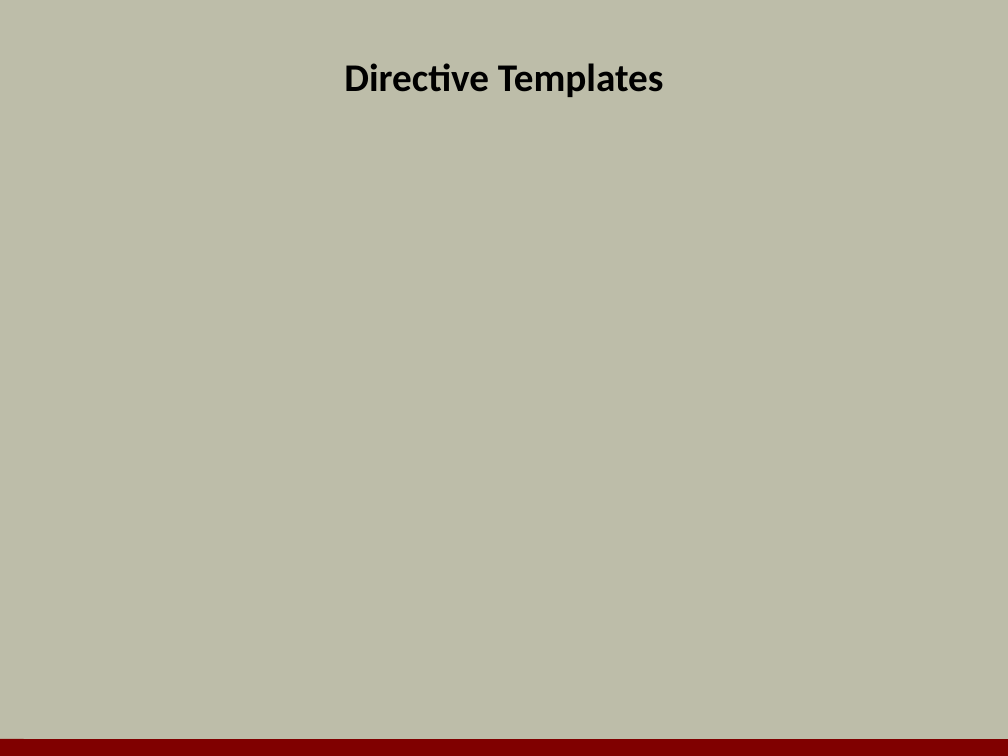
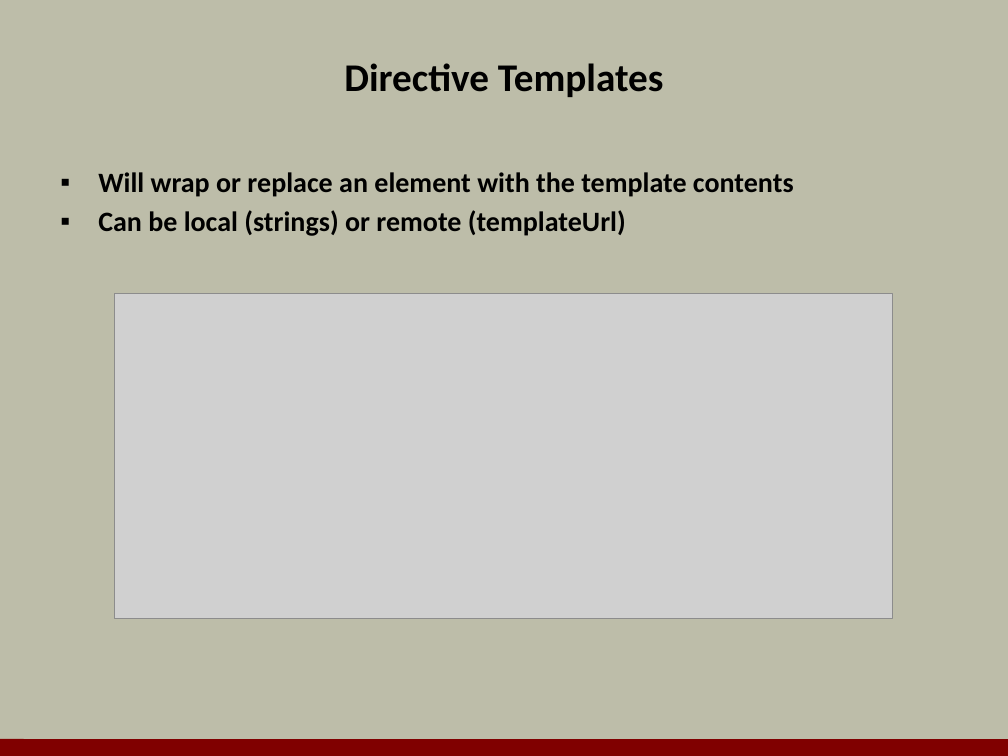
Before and after one commit to OdeToCode/classes, a slide deck: slide 9 of angularjs/slides/05_Directives.pptx (slide 10 before the commit). Drawn at 1008x756 pixels with LibreOffice and Linux fonts; fonts in the diff are those of the drawing; grey boxes stand for pictures; background and template pictures are left out. Boxes give left, top, right and bottom in pixels: in the first picture for what was removed or moved away, otherwise in the second. Text is boxed around its words. In the diff, an @@ line names an element or a change of style, - is before the commit and + after.

Commit message:
directives

```diff
--- a/angularjs/slides/05_Directives.pptx
+++ b/angularjs/slides/05_Directives.pptx
@@ text added at (98,172,794,236), 20 pt, text #000000, bold @@
+▪ Will wrap or replace an element with the template contents
+▪ Can be local (strings) or remote (templateUrl)
@@ picture added at (115,294,893,619) @@
```
Also in this commit, not shown: 9 other slides changed, 3 slides added, 9 slides removed, 1 other file.
